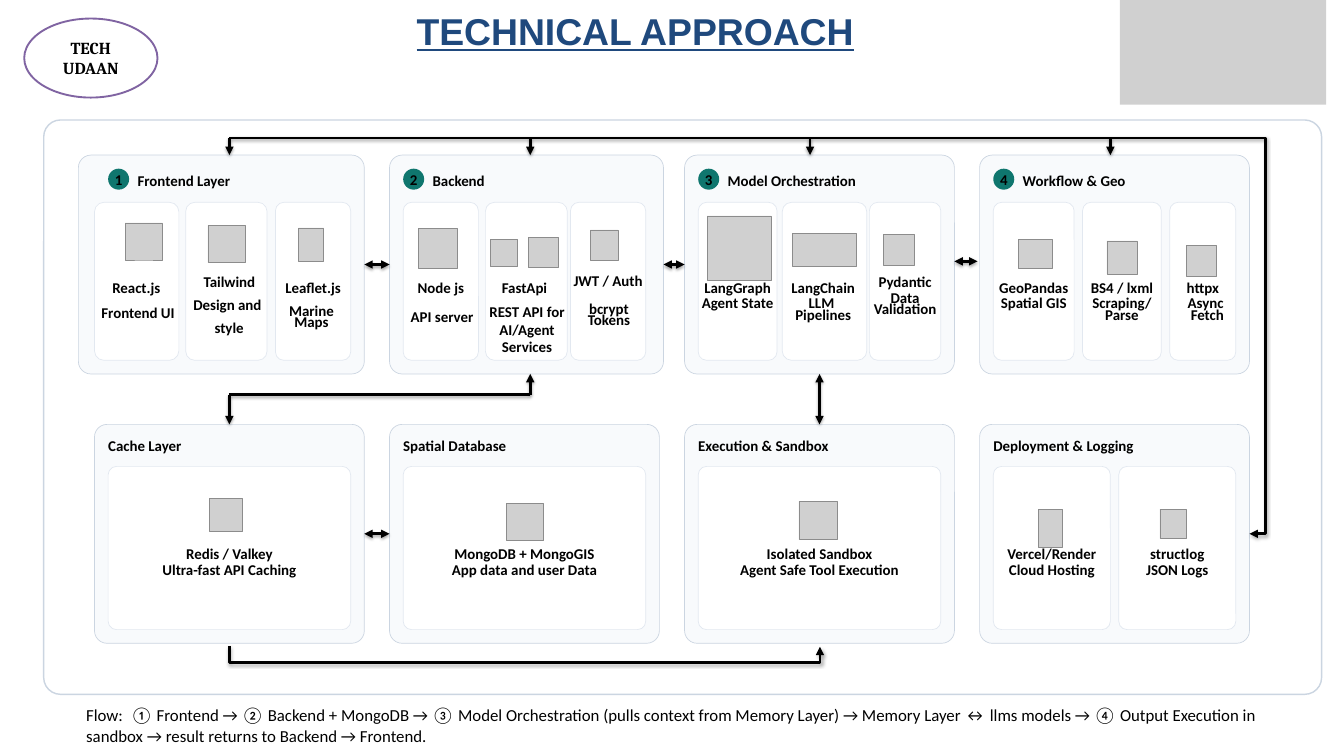
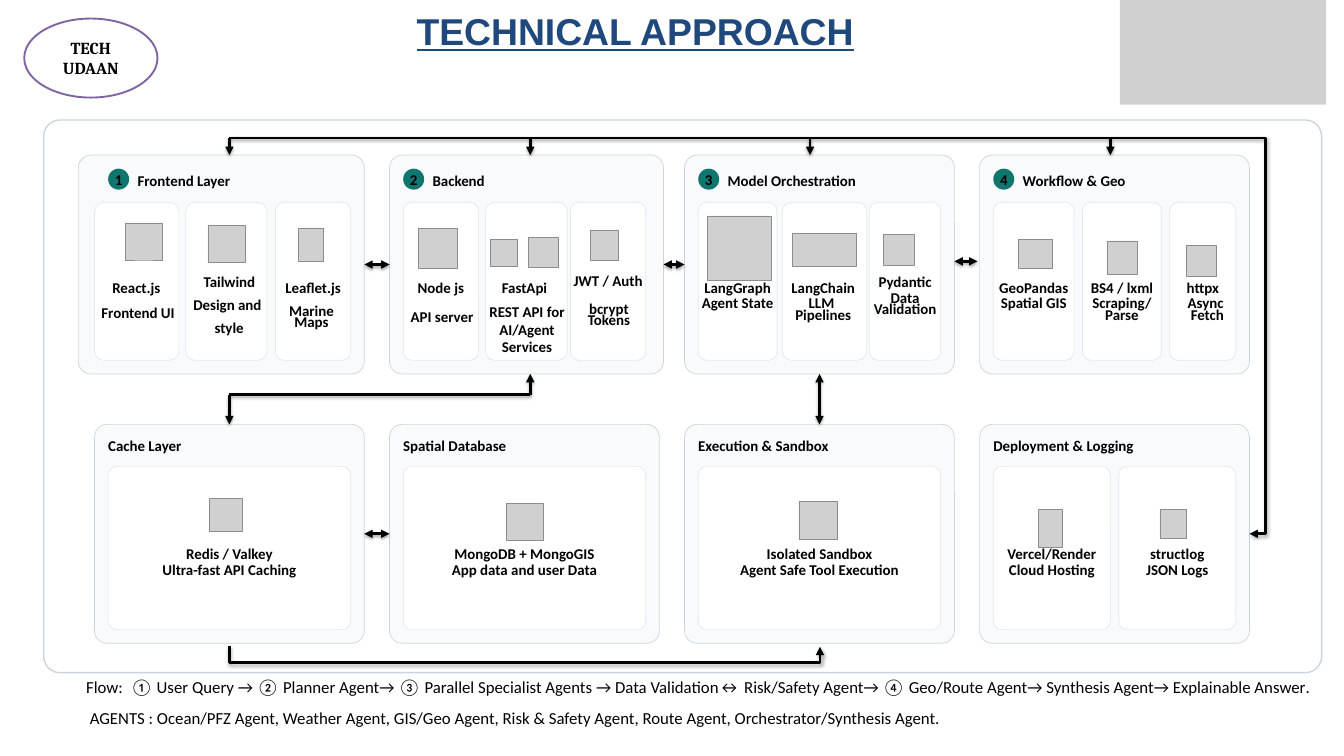
Before and after one commit to avinash2005bharti/NEERDRISTHI, a slide deck: slide 3 of SIH26176.pptx. Drawn at 1344x756 pixels with LibreOffice and Linux fonts; fonts in the diff are those of the drawing; grey boxes stand for pictures. Boxes give left, top, right and bottom in pixels: in the first picture for what was removed or moved away, otherwise in the second. Text is boxed around its words. In the diff, an @@ line names an element or a change of style, - is before the commit and + after.

```diff
--- a/SIH26176.pptx
+++ b/SIH26176.pptx
@@ rounded rectangle: place and size @@
-rounded rectangle at (44, 120, 1322, 695)
+rounded rectangle at (44, 120, 1322, 673)
@@ text at (86, 680, 1309, 696): text changed @@
-Flow: ① Frontend → ② Backend + MongoDB → ③ Model Orchestration (pulls context from Memory Layer) → Memory Layer ↔ llms models → ④ Output Execution in sandbox → result returns to Backend → Frontend.
+Flow: ① User Query → ② Planner Agent→ ③ Parallel Specialist Agents → Data Validation↔ Risk/Safety Agent→ ④ Geo/Route Agent→ Synthesis Agent→ Explainable Answer.
@@ text added at (90, 712, 939, 727), 18 pt, text #000000 @@
+AGENTS : Ocean/PFZ Agent, Weather Agent, GIS/Geo Agent, Risk & Safety Agent, Route Agent, Orchestrator/Synthesis Agent.
```
Also in this commit, not shown: 2 other slides changed, 4 other files.
